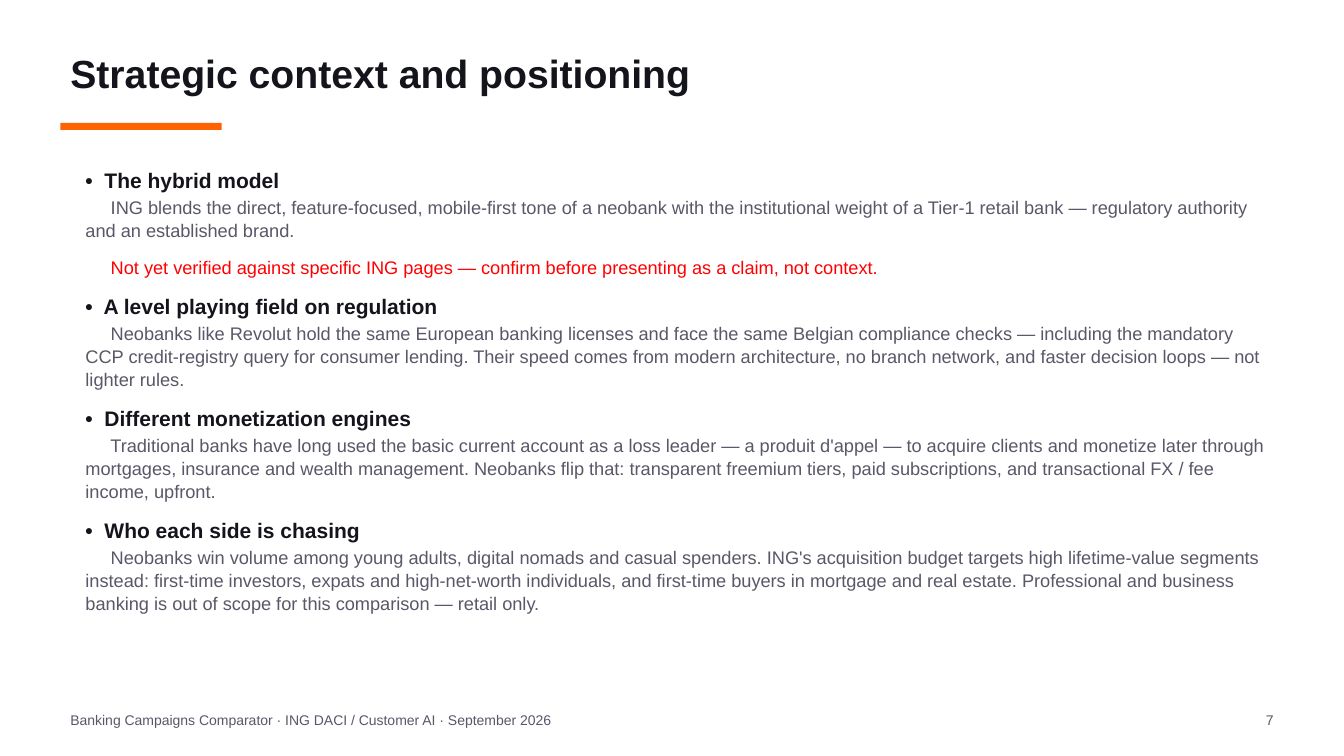
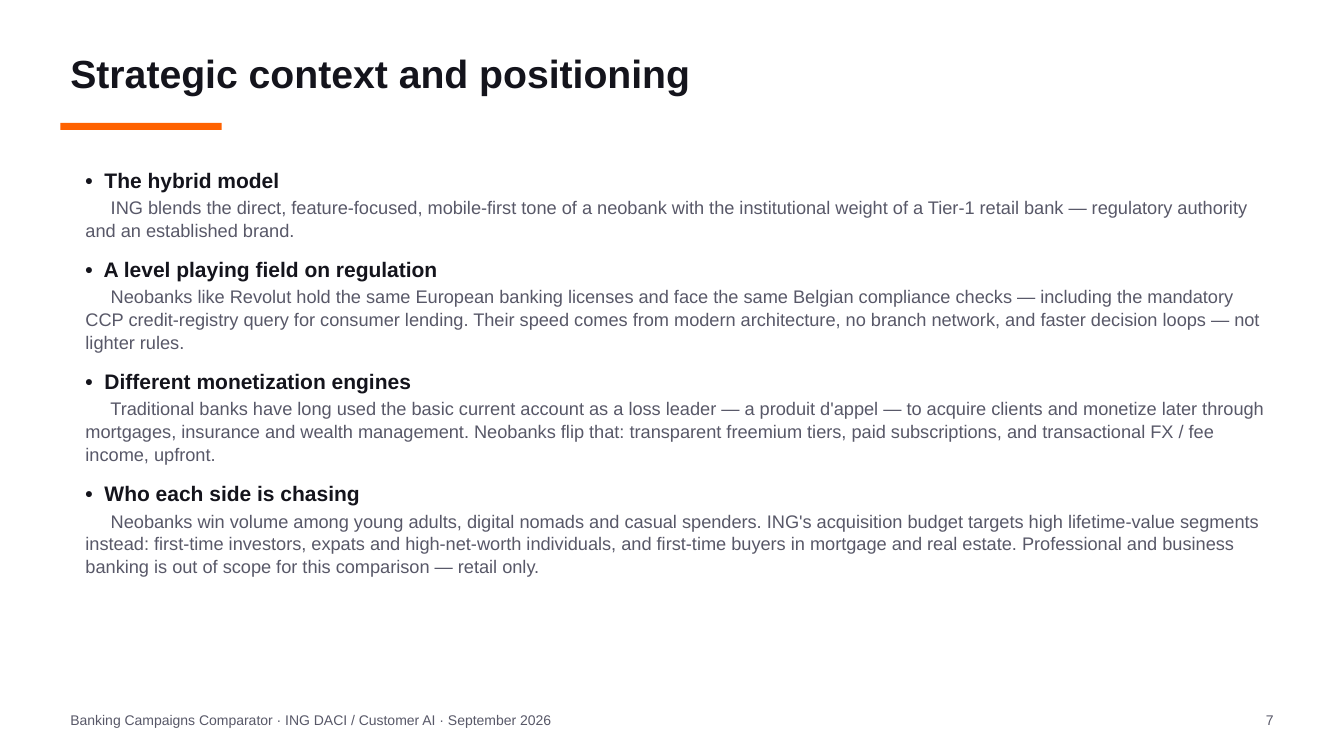
Before and after one commit to Siegried81/ing-usecase, a slide deck: slide 7 of docs/Banking_Campaigns_Comparator.pptx. Drawn at 1344x756 pixels with LibreOffice and Linux fonts; fonts in the diff are those of the drawing. Boxes give left, top, right and bottom in pixels: in the first picture for what was removed or moved away, otherwise in the second. Text is boxed around its words. In the diff, an @@ line names an element or a change of style, - is before the commit and + after.

```diff
--- a/docs/Banking_Campaigns_Comparator.pptx
+++ b/docs/Banking_Campaigns_Comparator.pptx
@@ text at (111,260,878,278): paragraph removed @@
-Not yet verified against specific ING pages — confirm before presenting as a claim, not context.
```
Also in this commit, not shown: 2 other slides changed, 13 other files.
